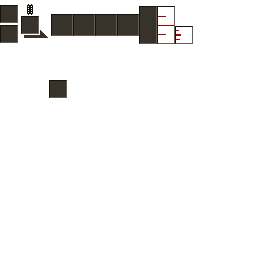
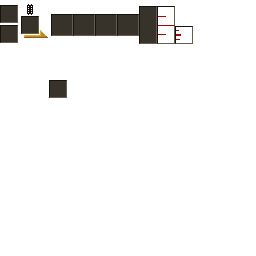
Comparing the layer stacks of the two 256 x 256 images. Changes:
painted on "icons" over [24, 30, 48, 38]
